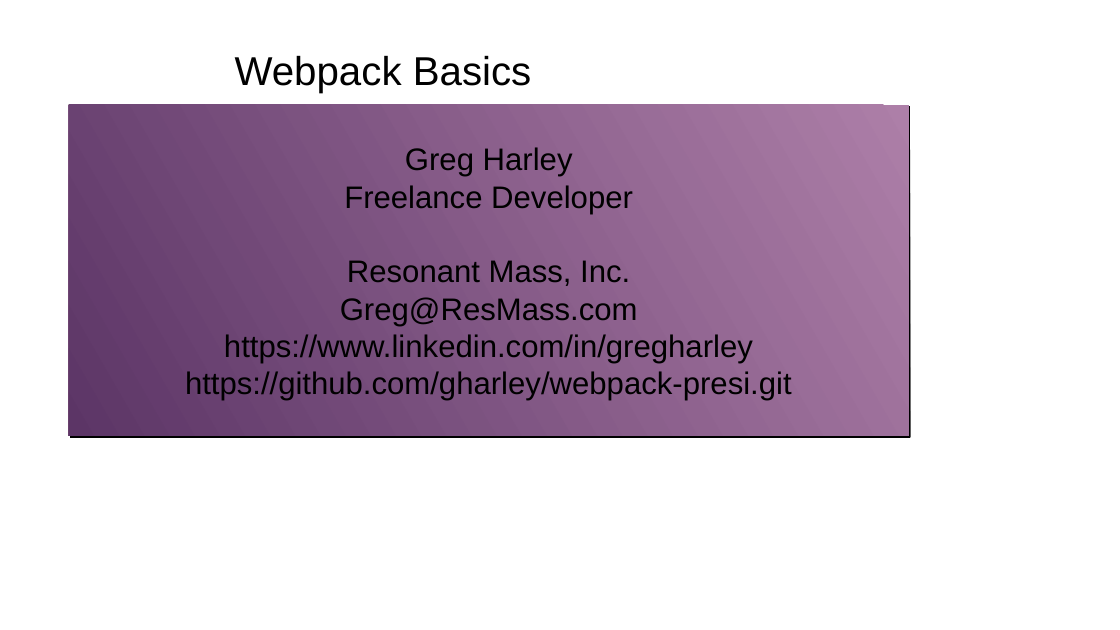
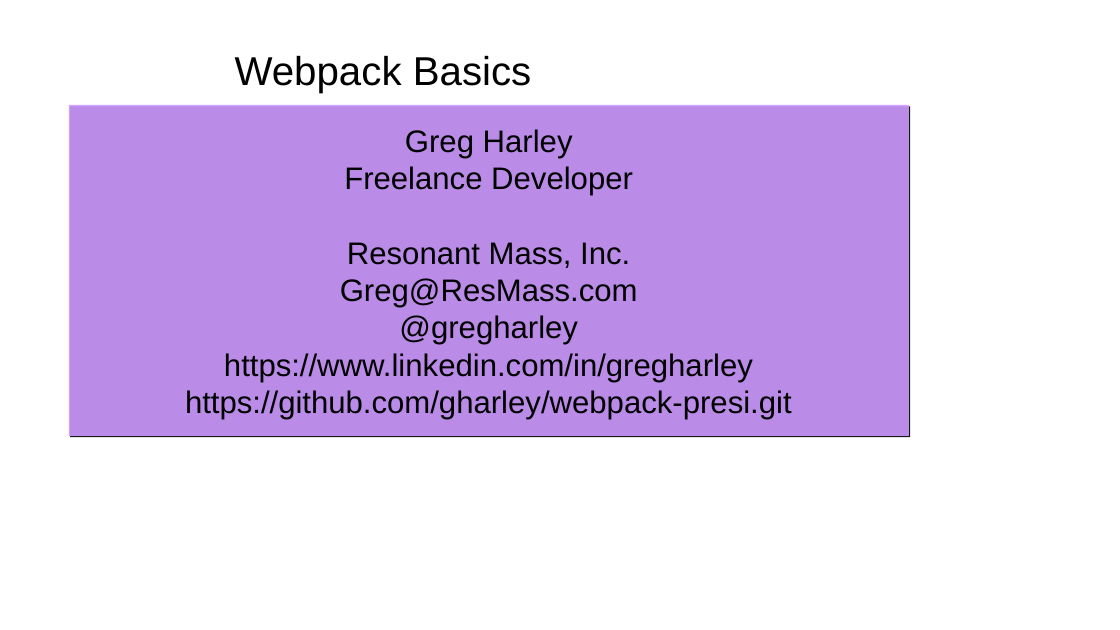
Before and after one commit to gharley/webpack-presi, a slide deck: slide 1 of webpack.odp. Drawn at 1120x630 pixels with LibreOffice and Linux fonts; fonts in the diff are those of the drawing; background and template pictures are left out. Boxes give left, top, right and bottom in pixels: in the first picture for what was removed or moved away, otherwise in the second. Text is boxed around its words. In the diff, an @@ line names an element or a change of style, - is before the commit and + after.

```diff
--- a/webpack.odp
+++ b/webpack.odp
@@ subtitle "Greg Harley" at [69, 105, 909, 436]: fill gradient #AD7FA8 to #5C3566 to #CC99FF at 90% opacity; shadow changed @@
@@ subtitle at [399, 315, 578, 345]: paragraph added @@
+@gregharley
```
Also in this commit, not shown: 7 other slides changed, 1 slide added, 3 other files.
